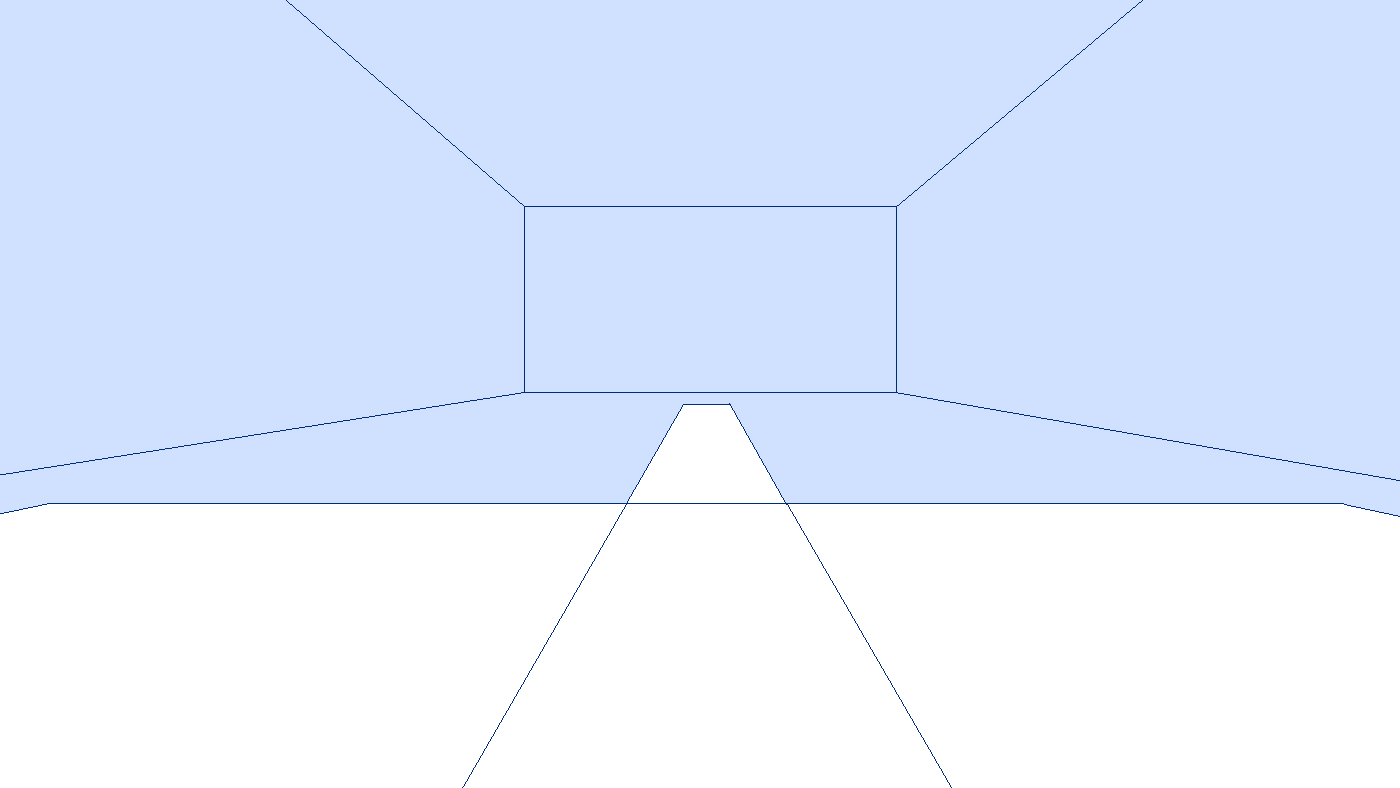
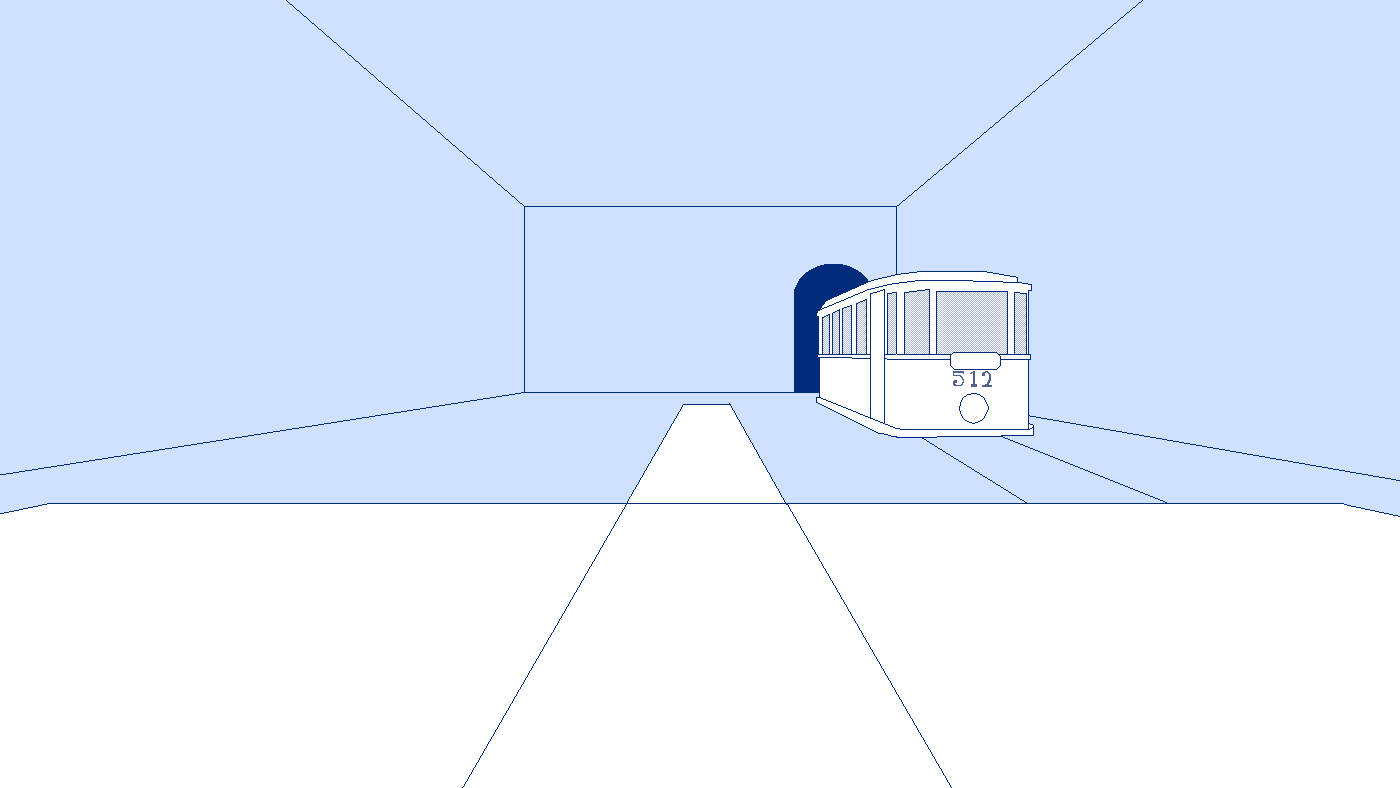
Layered file, before and after one edit (1400 x 788). Changes by layer:
added layer "Paint Layer 11" above "Paint Layer 12" over [794, 264, 1088, 503]
added layer "Paint Layer 12" above "Paint Layer 10" over [832, 320, 1167, 503]
added layer "Paint Layer 13" above "Paint Layer 3" over [794, 264, 896, 437]
painted on "Copy of Paint Layer 4" over [794, 264, 1167, 503]
painted on "Paint Layer 9" over [794, 264, 1167, 503]
painted on "Paint Layer 8" over [794, 264, 1167, 503]